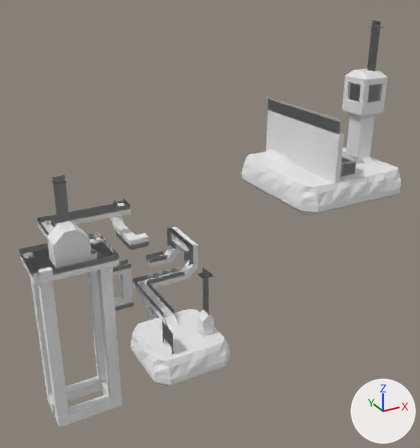
The glTF model godot-src/assets/level/levels/level_1.glb as it was, and as the next commit left it.
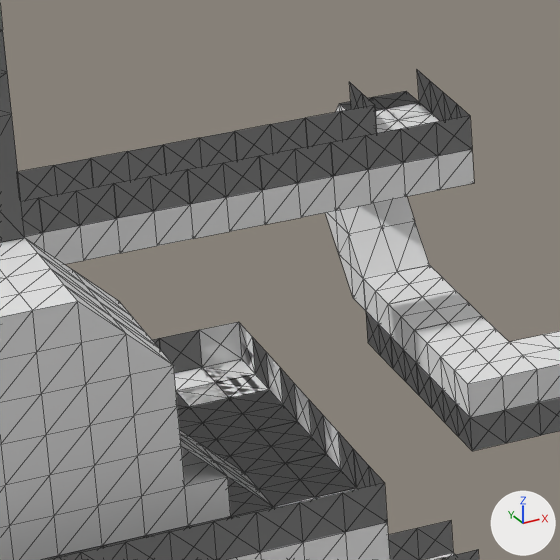
The first picture shows the older version from a 50 mm camera at (-23.4, -77.1, 56.4) aimed at (24.4, 9.7, 13.0). The close-ups show both versions on the part from 16% to 34% of the width and 42% to 59% of the height of that picture; other places that the commit changed are outside them. The axes (+X, +Y, +Z) are drawn at lower right. The lights are the same throughout. The close-ups show mesh edges as thin lines. Where no turn or scale is listed for an object, it has been applied to the vertices.

In view in the first close-up: 'control shed-col', 'walkway corner-col.005', 'walkway corner-col.006', 'walkway corner-col.007', 'walkway corner-col.008', 'walkway_curve-col.004', 'walkway_edge-col.009', 'walkway_straight-col.028', 'walkway_straight-col.029', 'walkway_straight-col.030', 'walkway_straight-col.031', 'walkway_straight-col.032'.
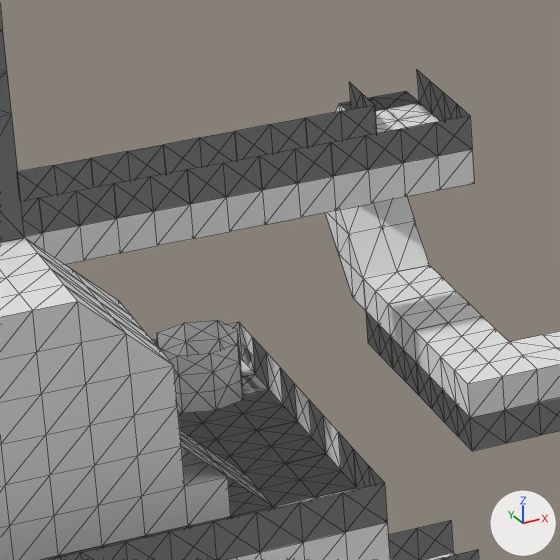
Boxes [x1, y1, x2, y2] around the edits, measured in the close-ups (560 x 560 px):
```json
{"object": "oildrum-col.001", "change": "added", "after": [157, 320, 243, 413]}
{"object": "walkway corner-col.006", "change": "unchanged, covered by the edit", "before": [159, 322, 269, 407], "after": [227, 322, 269, 395]}
```

Edits to the scene script, one JSON object a line:
```json
{"op": "add", "block": "me_mesh_226", "code": ["me_mesh_226 = bpy.data.meshes.new('Mesh_226')", "me_mesh_226.from_pydata(...)  # 33 vertices, 72 faces; spans x -1.0..1.0, y -1.0..1.0, z 0.0..1.5", "me_mesh_226.materials.append(mat_texture_1)  # its picture is missing"]}
{"op": "add", "block": "ob_oildrum_col_001", "code": ["ob_oildrum_col_001 = bpy.data.objects.new('oildrum-col.001', me_mesh_226)", "ob_oildrum_col_001.location = (3.5, 14.5, 12.0)"]}
```
